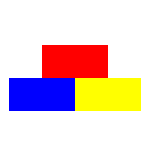
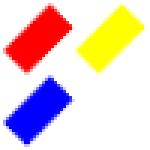
Two versions of the same layered image (150px x 150px). Layer-by-layer changes:
painted on "Blocks" over [3, 0, 147, 147]
